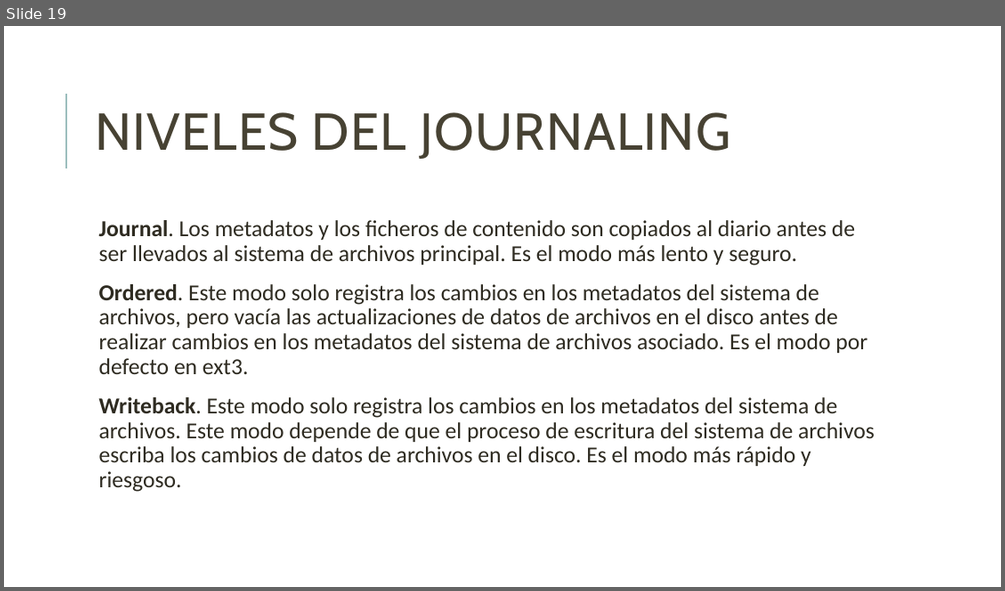
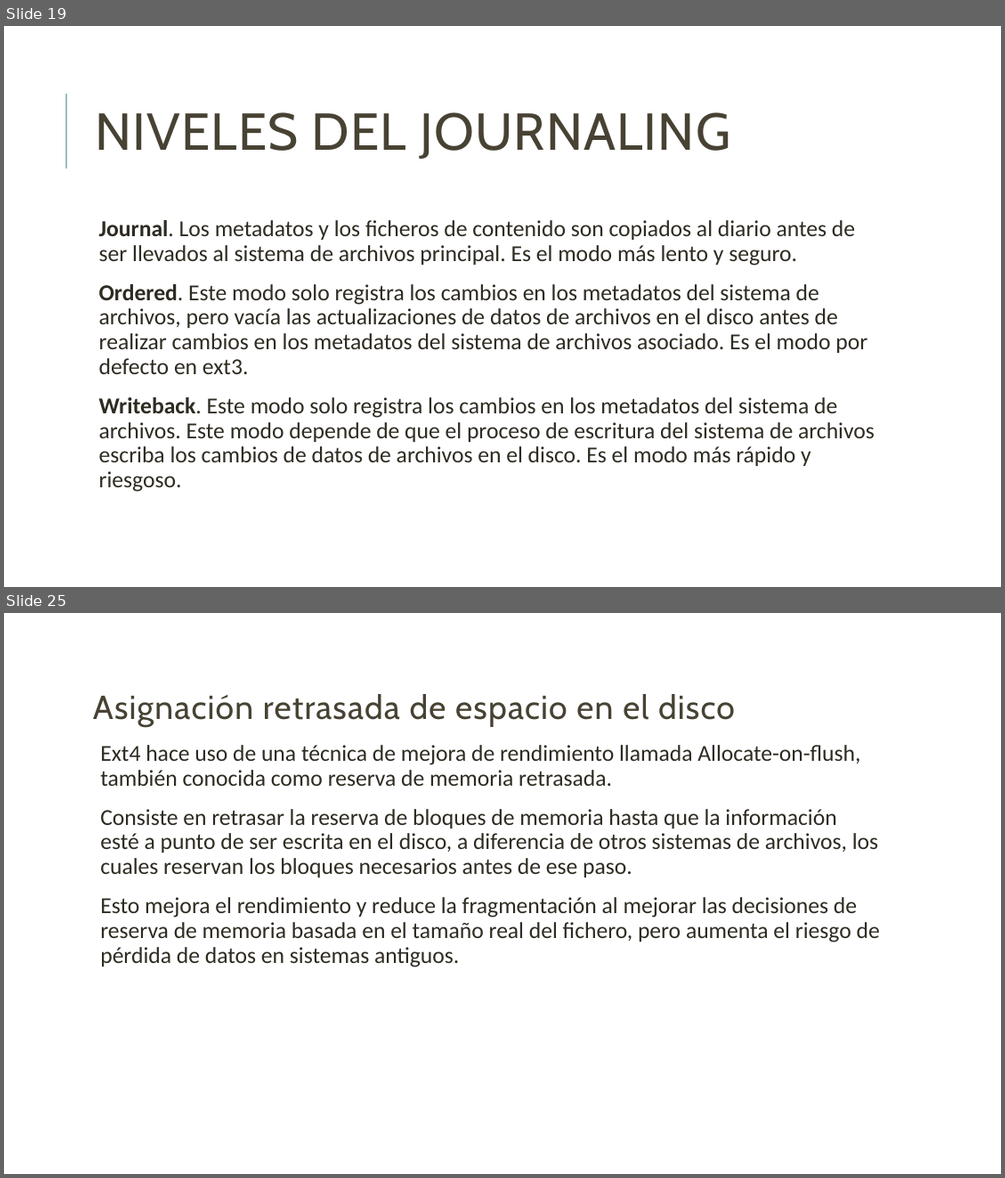
Before and after one commit to unamfi/sistop-2020-1, a slide deck: exposiciones/GonzálezAndrés/Extended.pptx. Shown one above the other, each under a label of ours: slide 19 before the commit, slides 19 and 25 after it; the slides between them are not shown. The pictures are 1005x591 and 1005x1178 pixels, drawn with LibreOffice and Linux fonts; fonts in the diff are those of the drawing. Boxes give left, top, right and bottom in pixels: in the first picture for what was removed or moved away, otherwise in the second. Text is boxed around its words. In the diff, an @@ line names an element or a change of style, - is before the commit and + after.

```diff
--- a/exposiciones/GonzálezAndrés/Extended.pptx
+++ b/exposiciones/GonzálezAndrés/Extended.pptx
@@ slide 25 added at [4, 613, 1001, 1174], background #FFFFFF @@
@@ text added at [93, 694, 880, 967], 22 pt, text #2E2B21 @@
+Asignación retrasada de espacio en el disco
+  Ext4 hace uso de una técnica de mejora de rendimiento llamada Allocate-on-flush, también conocida como reserva de memoria retrasada.
+  Consiste en retrasar la reserva de bloques de memoria hasta que la información esté a punto de ser escrita en el disco, a diferencia de otros sistemas de archivos, los cuales reservan los bloques necesarios antes de ese paso.
+  Esto mejora el rendimiento y reduce la fragmentación al mejorar las decisiones de reserva de memoria basada en el tamaño real del fichero, pero aumenta el riesgo de pérdida de datos en sistemas antiguos.
```
Also in this commit, not shown: 7 other slides added, 1 slide removed.
